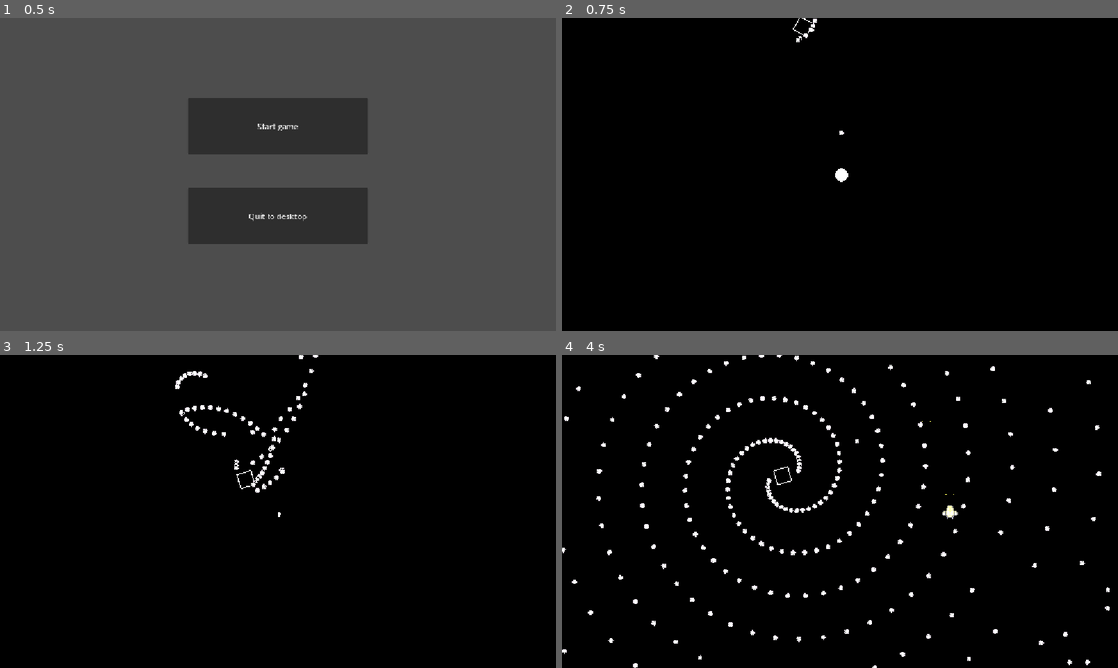
Above: before the commit, frames 1-4 (two rows, left to right).
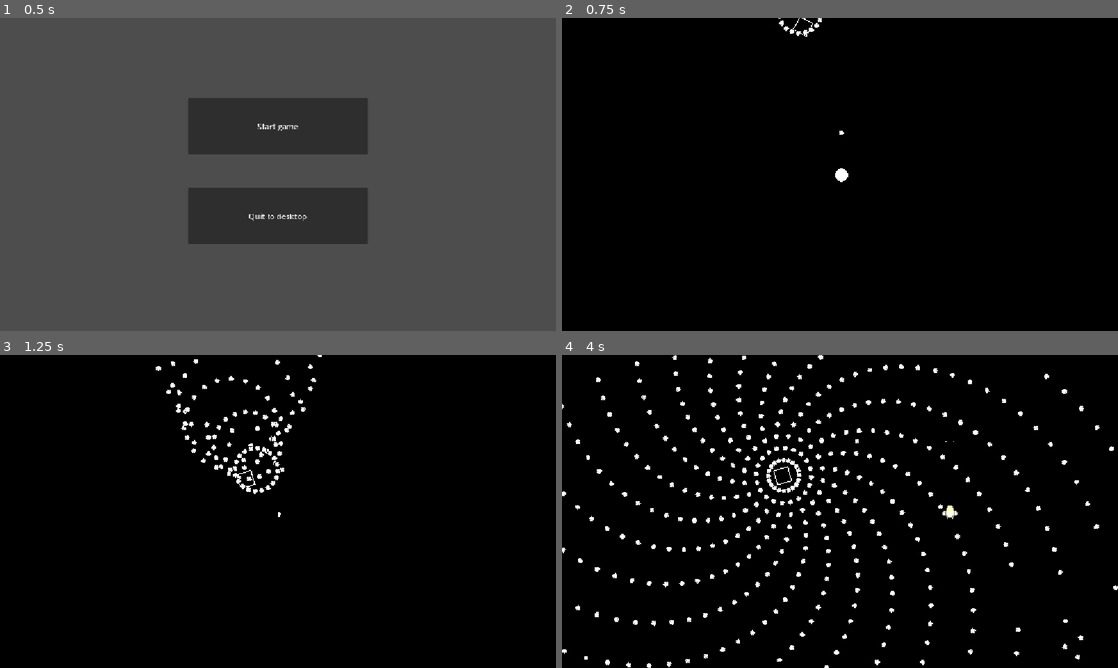
Above: after the commit, the same moments.

Repository: Draftier/Geometric-Invasion-CSS-497
Game: Godot game, scene res://scenes/main_menu.tscn
Same seed, same stepped clock (60 frames per second), same inputs: the game is played once before the commit and once after it.
Inputs:
- Up to frame 1 (0.5 s): no input
- Up to frame 2 (0.75 s): click "Start game" at 0.5 s
- Up to frame 3 (1.25 s): no input
- Up to frame 4 (4 s): hold Right (right) 1.28-2.03 s; hold Z (shoot) 1.28-2.03 s; hold Down (down) 2.03-2.78 s; tap Z (shoot) at 2.1, 3.05, 3.6 s; hold Right (right) 2.78-3.53 s; hold Shift (slow) 2.78-3.53 s; hold Up (up) from 3.53 s (still down)

Frame 1 is identical in both runs. In frame 2, 0.1% of the frame differs, in the area x 38-47%, y 0-8%; in frame 3, 1.3%; in frame 4, 5.2%, in the area x 0-100%, y 0-100%.

Commit message:
Increased player bullet speed, removed redundant timer code for player flash anim
- Fixed bug where player flash anim code didn't run at all time from invulnerability

Diff:
--- a/geometric-invasion/scenes/game.tscn
+++ b/geometric-invasion/scenes/game.tscn
@@ -67,8 +67,7 @@
 position = Vector2(-2.180191, -2.290577)
 rotation = -1.0824624
 path = NodePath("..")
-shooter_timer_wait_time = 0.01
-spawn_point_count = 2
+spawn_point_count = 20
 
 [node name="PlayerDefaultShootingStyle" parent="." unique_id=1651887187 instance=ExtResource("1_iywne")]
 
--- a/geometric-invasion/scripts/ShootPoint/shoot_point.gd
+++ b/geometric-invasion/scripts/ShootPoint/shoot_point.gd
@@ -21,7 +21,7 @@
 	if can_shoot == true:
 		# Instantiate the bullet shot by player, set speed, positiona, and rotation and start firerate timer
 		var player_bullet = level_manager.pull_from_pool("player")
-		player_bullet.speed = 1000
+		player_bullet.speed = 2000
 		player_bullet.global_position = $Muzzle.global_position
 		player_bullet.global_rotation = $Muzzle.global_rotation
 		#add_child(player_bullet)
--- a/geometric-invasion/scripts/menus/main_menu.gd
+++ b/geometric-invasion/scripts/menus/main_menu.gd
@@ -1,8 +1,4 @@
 extends CanvasLayer
-
-
-
-
 
 func _on_start_button_pressed() -> void:
 	call_deferred("change_scene")
--- a/geometric-invasion/scripts/player/player.gd
+++ b/geometric-invasion/scripts/player/player.gd
@@ -38,10 +38,10 @@
 	move_and_slide()
 
 	if invulnerable == true:
-		var timer = get_tree().create_timer(5.0)
 		$AnimationPlayer.play("flash")
-		await timer.timeout
+	else:
 		$AnimationPlayer.stop()
+
 
 # Learned this function in another tutorial and read about it being useful for input to UI or menus
 # Since this function is not called every frame/physics tick
